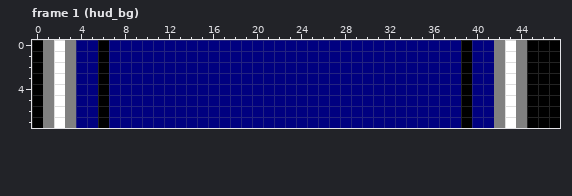
Two states of a pixel-art file, gfx/src/hud.aseprite. The first picture shows the starting point.
48x8 pixels, 22 frames. Shown: frame 1 (hud_bg). The commit also changed other frames, which this record leaves out.
And afterwards:
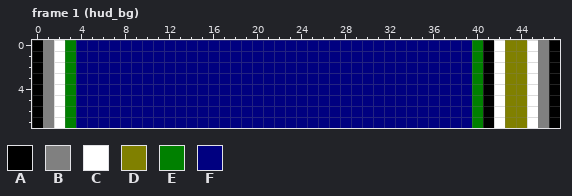
Palette (. is transparent): A #000000  B #808080  C #ffffff  D #808000  E #008000  F #000080
What changed:
Frame 1 (hud_bg):
y 0..7: x 3 B -> E; x 6 A -> F; x 39..46 AFFBCBAA -> FEACDDCB
